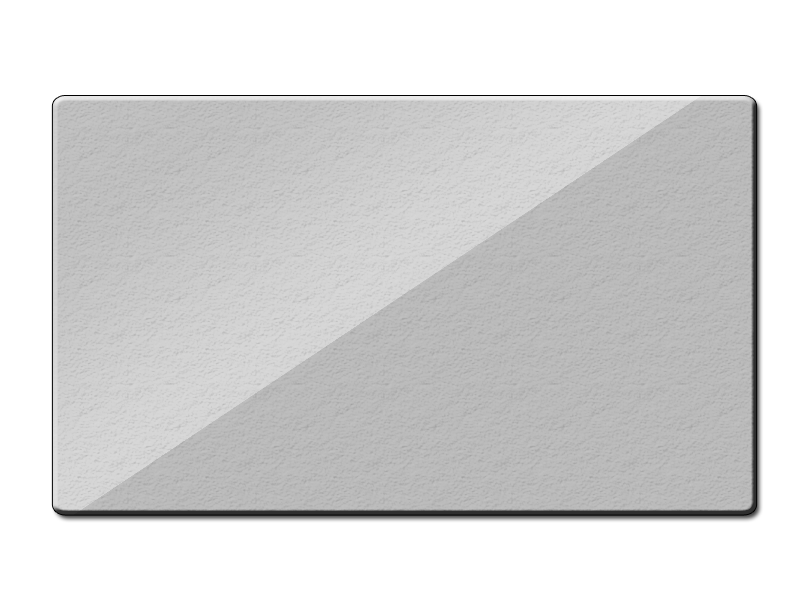
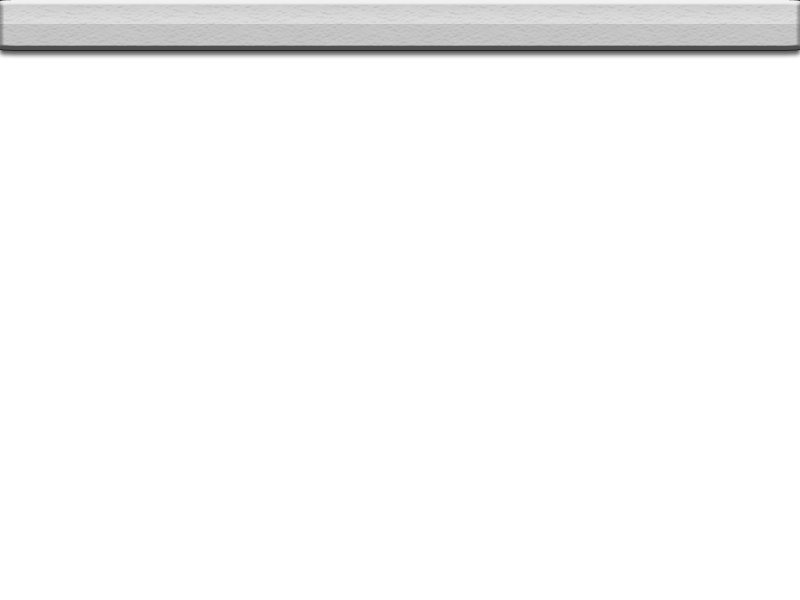
Revision of a layered 800×600 image; what changed, layer by layer:
added layer "HUD" (85%) above "Background" over (0, 0, 800, 50)
renamed "Shape 1" to "Background", hid it, painted on it over (42, 39, 758, 523)
hid "Layer 1" over (0, 0, 800, 523)
